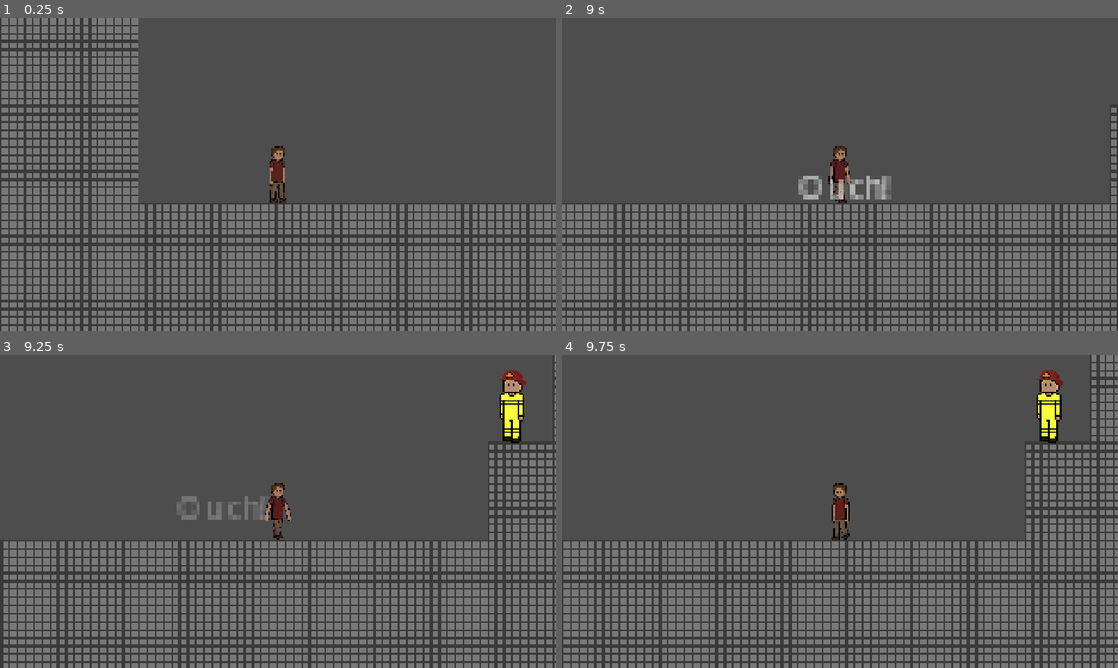
Above: before the commit, frames 1-4 (two rows, left to right).
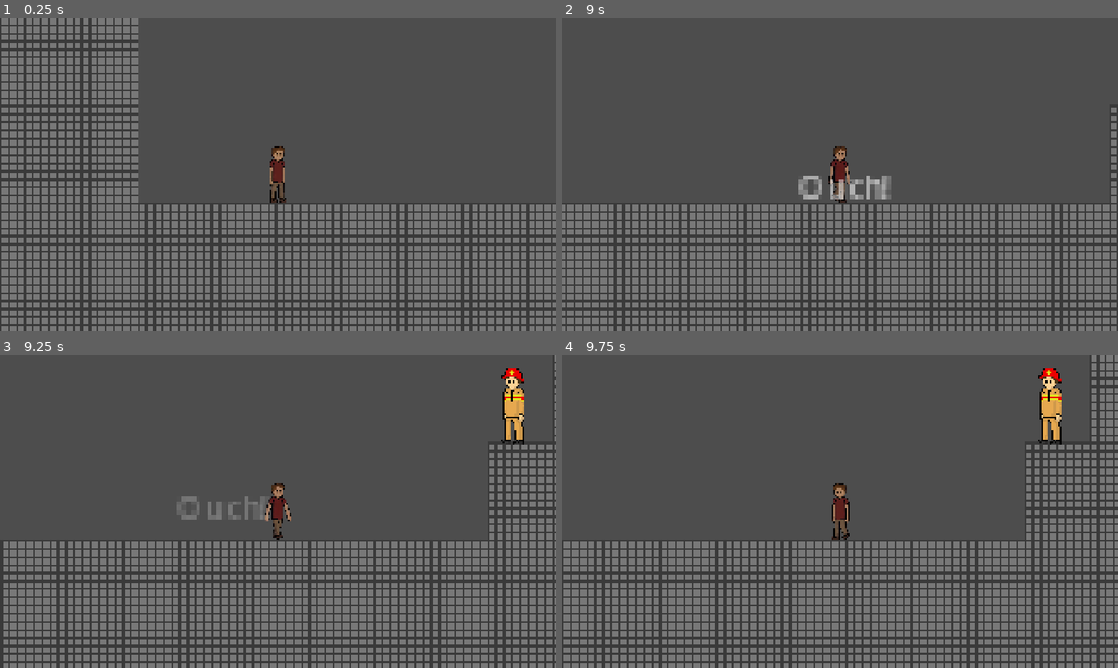
Above: after the commit, the same moments.

Repository: Catman11202/project
Game: Godot game, scene res://Levels/level_01_janitors_escape.tscn
Two runs of this game, one before a commit and one after it. Both use one fixed random seed, a clock stepped at 60 frames per second and the inputs below. This scene is started directly instead of the project's main scene.
Inputs:
- Up to frame 1 (0.25 s): no input
- Up to frame 2 (9 s): tap Enter (ui_accept) at 0.5, 0.77, 1.52, 3.02, 3.77, 4.52, 6.02, 6.77, 7.52 s; hold E (interact) 0.53-1.28 s; hold D (right) 0.53-2.03 s; tap E (interact) every 1.5 s from 1.35 to 8.85 s; hold A (left) 2.03-2.78 s; hold E (interact) 2.03-2.78 s; hold D (right) 2.78-4.28 s; hold E (interact) 3.53-4.28 s; hold A (left) 4.28-5.03 s; hold D (right) 5.03-5.78 s; hold E (interact) 5.03-5.78 s; hold A (left) 5.78-7.28 s; hold E (interact) 6.53-7.28 s; hold D (right) from 7.28 s (still down); hold E (interact) 8.03-8.78 s
- Up to frame 3 (9.25 s): keep holding D (right); tap Enter (ui_accept) at 9.02 s
- Up to frame 4 (9.75 s): release D (right) at 9.53 s; hold A (left) from 9.53 s (still down); hold E (interact) from 9.53 s (still down)

Frames 1-2 are identical in both runs. In frame 3, 0.8% of the frame differs, in the area x 89-95%, y 4-29%; in frame 4, 0.9%, in the area x 85-91%, y 4-29%.

Commit message:
CLICK HERE FOR GAME

Diff:
--- a/Scenes/enemy_paper_thrower.tscn
+++ b/Scenes/enemy_paper_thrower.tscn
@@ -1,8 +1,8 @@
 [gd_scene format=3 uid="uid://xgd7xetk8wj8"]
 
 [ext_resource type="Script" uid="uid://cqmx6dpnvrfru" path="res://Scripts/enemy_paper_thrower.gd" id="1_7jtrc"]
-[ext_resource type="Texture2D" uid="uid://d2nchx61sj74g" path="res://Sprites/Walking_Enemy.png" id="2_h45vj"]
 [ext_resource type="PackedScene" uid="uid://ceclcogcs66n1" path="res://Scenes/paper_wad.tscn" id="2_ivq5u"]
+[ext_resource type="Texture2D" uid="uid://bmpyjjf4t5ai5" path="res://Sprites/firefighter.png" id="3_h45vj"]
 
 [sub_resource type="RectangleShape2D" id="RectangleShape2D_h45vj"]
 size = Vector2(11, 37)
@@ -14,11 +14,11 @@
 paper_scene = ExtResource("2_ivq5u")
 
 [node name="Sprite2D" type="Sprite2D" parent="." unique_id=864551270]
-scale = Vector2(0.025, 0.025)
-texture = ExtResource("2_h45vj")
+scale = Vector2(0.019, 0.019)
+texture = ExtResource("3_h45vj")
 flip_h = true
 region_enabled = true
-region_rect = Rect2(736, 256, 512, 1472)
+region_rect = Rect2(704, 0, 640, 2016)
 
 [node name="ThrowPoint" type="Marker2D" parent="." unique_id=1125260158]
 position = Vector2(-11, 5)
Binary file added: Sprites/firefighter.png
Not shown, added: Sprites/firefighter.png.import
